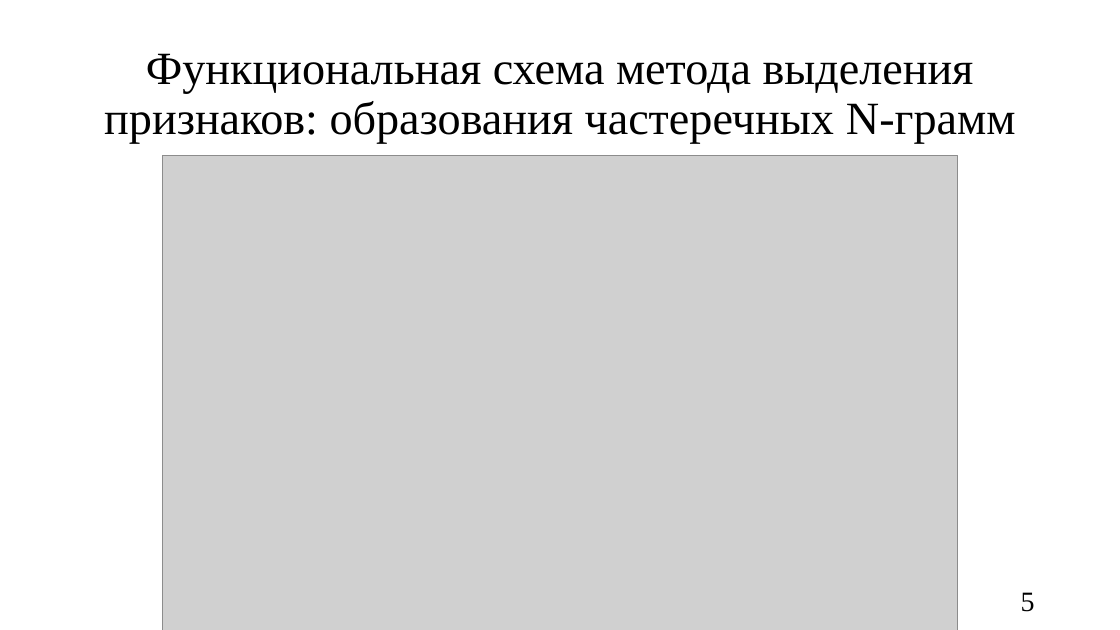
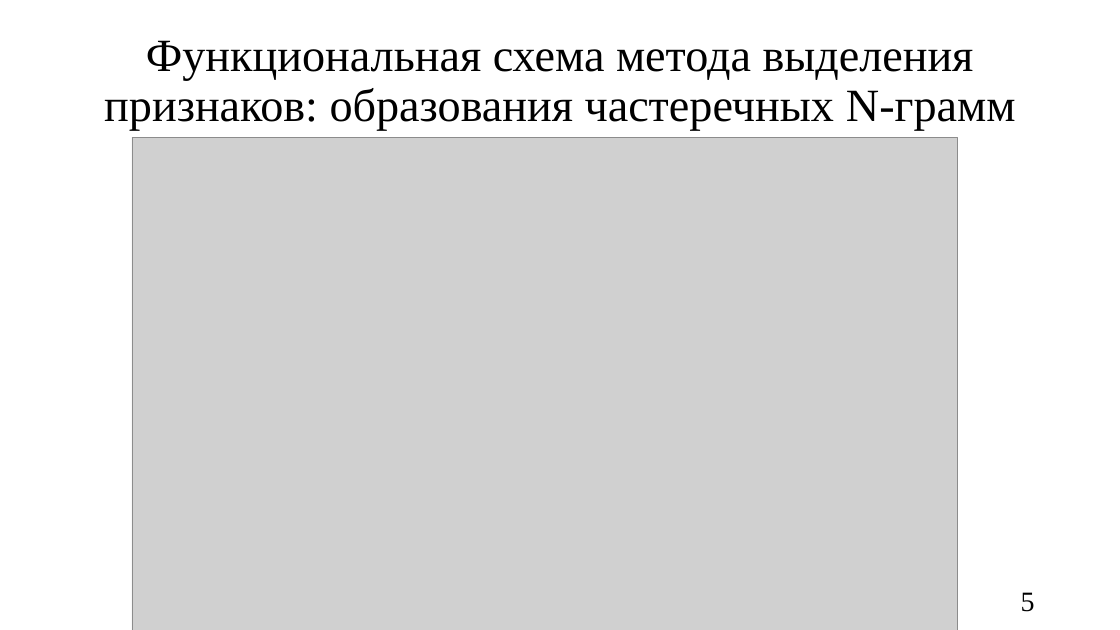
Before and after one commit to oljakon/bachelor-degree, a slide deck: slide 5 of РПЗ/презентация_Кондрашова.pptx. Drawn at 1120x630 pixels with LibreOffice and Linux fonts; fonts in the diff are those of the drawing; grey boxes stand for pictures. Boxes give left, top, right and bottom in pixels: in the first picture for what was removed or moved away, otherwise in the second. Text is boxed around its words. In the diff, an @@ line names an element or a change of style, - is before the commit and + after.

```diff
--- a/РПЗ/презентация_Кондрашова.pptx
+++ b/РПЗ/презентация_Кондрашова.pptx
@@ title "Функциональная схема метода выделения признаков: ...": place and size @@
-title "Функциональная схема метода выделения признаков: ..." at (104, 53, 1016, 143)
+title "Функциональная схема метода выделения признаков: ..." at (104, 40, 1016, 131)
@@ picture: place and size @@
-picture at (163, 155, 958, 630)
+picture at (132, 137, 958, 630)
```
Also in this commit, not shown: 2 other slides changed, 3 other files.
